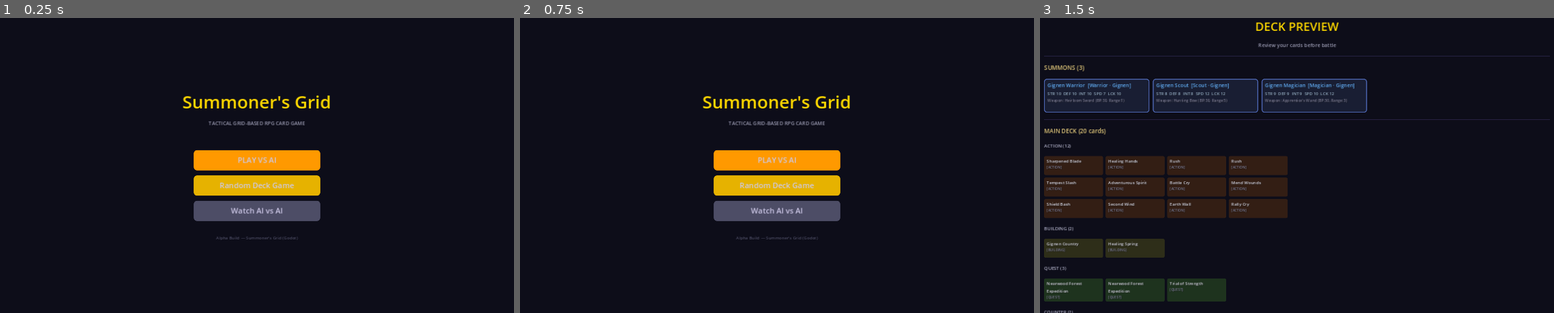
Above: before the commit, frames 1-3 (left to right).
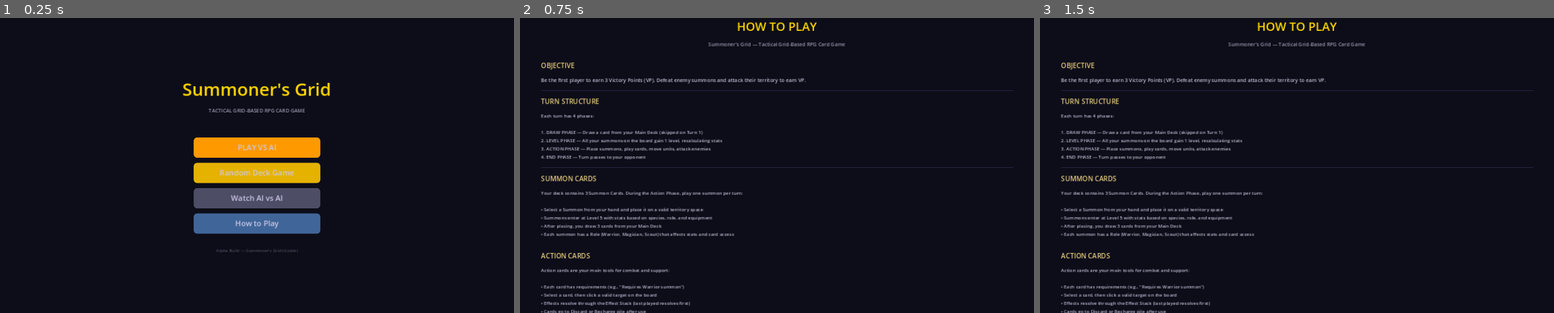
Above: after the commit, the same moments.

Repository: look-itsaxiom/summoners-grid
Game: Godot game, scene res://scenes/menu.tscn
Two runs of this game, one before a commit and one after it. Both use one fixed random seed, a clock stepped at 60 frames per second and the inputs below.
Inputs (mouse positions are in pixels of both pictures, inside the frame that each line leads up to):
- Up to frame 1 (0.25 s): no input
- Up to frame 2 (0.75 s): click (777, 224) at 0.5 s, where only the run after the commit has a clickable "How to Play"
- Up to frame 3 (1.5 s): click (1297, 159) at 1.25 s, where only the run before the commit has a clickable "PLAY VS AI"

The runs differ from the first frame. In frame 1, 7.9% of the frame differs, in the area x 35-65%, y 21-80%; in frame 2, 11%; in frame 3, 23%, in the area x 0-100%, y 1-100%.

Commit message:
feat: How to Play screen — new player tutorial
Comprehensive tutorial covering: objective (3 VP), turn structure
(4 phases), summon cards, action cards, combat mechanics (hit/crit/
damage types/defense), victory points, elemental advantages, and
strategy tips. Scrollable layout with gold section headers.

Accessible from new "How to Play" button on main menu (blue).
BACK TO MENU button returns to menu. Verified via godot-mcp.

Co-Authored-By: Claude Opus 4.6 (1M context) <noreply@anthropic.com>

Diff:
--- /dev/null
+++ b/godot/scenes/how_to_play.tscn
@@ -0,0 +1,14 @@
+[gd_scene load_steps=3 format=3]
+
+[ext_resource type="Script" path="res://scripts/ui/how_to_play.gd" id="1_htp"]
+[ext_resource type="Theme" path="res://themes/dark_fantasy.tres" id="2_theme"]
+
+[node name="root" type="Control"]
+layout_mode = 3
+anchors_preset = 15
+anchor_right = 1.0
+anchor_bottom = 1.0
+grow_horizontal = 2
+grow_vertical = 2
+theme = ExtResource("2_theme")
+script = ExtResource("1_htp")
--- /dev/null
+++ b/godot/scripts/ui/how_to_play.gd
@@ -0,0 +1,189 @@
+extends Control
+## How to Play screen — teaches new players the game basics.
+
+const BG_COLOR := Color(0.05, 0.05, 0.1)
+const GOLD := Color(1.0, 0.85, 0.0)
+const HEADER_COLOR := Color(0.9, 0.8, 0.5)
+const TEXT_COLOR := Color(0.75, 0.75, 0.85)
+const ACCENT := Color(0.5, 0.7, 1.0)
+
+
+func _ready() -> void:
+	_build_ui()
+
+
+func _build_ui() -> void:
+	var bg := ColorRect.new()
+	bg.color = BG_COLOR
+	bg.set_anchors_preset(Control.PRESET_FULL_RECT)
+	add_child(bg)
+
+	var scroll := ScrollContainer.new()
+	scroll.set_anchors_preset(Control.PRESET_FULL_RECT)
+	scroll.horizontal_scroll_mode = ScrollContainer.SCROLL_MODE_DISABLED
+	add_child(scroll)
+
+	var margin := MarginContainer.new()
+	margin.add_theme_constant_override("margin_top", 20)
+	margin.add_theme_constant_override("margin_bottom", 30)
+	margin.add_theme_constant_override("margin_left", 80)
+	margin.add_theme_constant_override("margin_right", 80)
+	margin.size_flags_horizontal = Control.SIZE_EXPAND_FILL
+	scroll.add_child(margin)
+
+	var main := VBoxContainer.new()
+	main.add_theme_constant_override("separation", 14)
+	main.size_flags_horizontal = Control.SIZE_EXPAND_FILL
+	margin.add_child(main)
+
+	# Title
+	_add_label(main, "HOW TO PLAY", 28, GOLD, HORIZONTAL_ALIGNMENT_CENTER)
+	_add_label(main, "Summoner's Grid — Tactical Grid-Based RPG Card Game", 12, Color(0.6, 0.6, 0.7), HORIZONTAL_ALIGNMENT_CENTER)
+
+	# Objective
+	_add_divider(main)
+	_add_label(main, "OBJECTIVE", 16, HEADER_COLOR)
+	_add_label(main, "Be the first player to earn 3 Victory Points (VP). Defeat enemy summons and attack their territory to earn VP.", 12, TEXT_COLOR)
+
+	# Turn Structure
+	_add_divider(main)
+	_add_label(main, "TURN STRUCTURE", 16, HEADER_COLOR)
+	_add_text_block(main, [
+		"Each turn has 4 phases:",
+		"",
+		"1. DRAW PHASE — Draw a card from your Main Deck (skipped on Turn 1)",
+		"2. LEVEL PHASE — All your summons on the board gain 1 level, recalculating stats",
+		"3. ACTION PHASE — Place summons, play cards, move units, attack enemies",
+		"4. END PHASE — Turn passes to your opponent",
+	])
+
+	# Summons
+	_add_divider(main)
+	_add_label(main, "SUMMON CARDS", 16, HEADER_COLOR)
+	_add_text_block(main, [
+		"Your deck contains 3 Summon Cards. During the Action Phase, play one summon per turn:",
+		"",
+		"• Select a Summon from your hand and place it on a valid territory space",
+		"• Summons enter at Level 5 with stats based on species, role, and equipment",
+		"• After placing, you draw 3 cards from your Main Deck",
+		"• Each summon has a Role (Warrior, Magician, Scout) that affects stats and card access",
+	])
+
+	# Action Cards
+	_add_divider(main)
+	_add_label(main, "ACTION CARDS", 16, HEADER_COLOR)
+	_add_text_block(main, [
+		"Action cards are your main tools for combat and support:",
+		"",
+		"• Each card has requirements (e.g., \"Requires Warrior summon\")",
+		"• Select a card, then click a valid target on the board",
+		"• Effects resolve through the Effect Stack (last played resolves first)",
+		"• Cards go to Discard or Recharge pile after use",
+		"",
+		"Other card types: Building (placed on board), Quest (complete for VP + levels),",
+		"Counter (set face-down, triggers automatically), Reaction (responds to events),",
+		"Advance (changes a summon's role to a higher tier)",
+	])
+
+	# Combat
+	_add_divider(main)
+	_add_label(main, "COMBAT", 16, HEADER_COLOR)
+	_add_text_block(main, [
+		"Click your summon on the board to select it. Blue cells show valid moves,",
+		"red cells show attackable enemies.",
+		"",
+		"• Movement: Based on SPD stat. Click a blue cell to move.",
+		"• Attack: Click a red-highlighted enemy. Requires an equipped weapon.",
+		"• Hit Chance: BaseAccuracy + (ACC / 10) — roll under to hit",
+		"• Critical Hits: Based on LCK stat — deals 1.5x damage",
+		"• Damage types: Physical Melee (STR), Physical Ranged (STR+ACC), Magical (INT)",
+		"• Defense: Physical attacks vs DEF, Magical attacks vs MDF",
+	])
+
+	# Victory Points
+	_add_divider(main)
+	_add_label(main, "VICTORY POINTS", 16, HEADER_COLOR)
+	_add_text_block(main, [
+		"First to 3 VP wins the game!",
+		"",
+		"• Defeat a Tier 1 summon: 1 VP",
+		"• Defeat a Tier 2+ summon: 2 VP",
+		"• Attack enemy territory (end turn with a summon in their zone, no defenders): 1 VP",
+	])
+
+	# Elements
+	_add_divider(main)
+	_add_label(main, "ELEMENTS", 16, HEADER_COLOR)
+	_add_text_block(main, [
+		"Elemental advantages deal 1.25x damage:",
+		"",
+		"Fire > Wind > Earth > Water > Fire",
+		"Light <> Dark (both deal bonus damage to each other)",
+		"Neutral has no advantages or weaknesses",
+	])
+
+	# Tips
+	_add_divider(main)
+	_add_label(main, "TIPS", 16, HEADER_COLOR)
+	_add_text_block(main, [
+		"• Review your deck before battle using the Deck Preview screen",
+		"• Level up your summons — higher level = stronger stats",
+		"• Use Quest cards to gain bonus levels quickly",
+		"• Advance your summons to Tier 2+ roles for powerful stat modifiers",
+		"• Set Counter cards face-down to surprise your opponent",
+		"• Position your summons strategically — protect your territory!",
+	])
+
+	# Back button
+	var spacer := Control.new()
+	spacer.custom_minimum_size.y = 10
+	main.add_child(spacer)
+
+	var btn_row := HBoxContainer.new()
+	btn_row.alignment = BoxContainer.ALIGNMENT_CENTER
+	main.add_child(btn_row)
+
+	var back_btn := Button.new()
+	back_btn.text = "BACK TO MENU"
+	back_btn.custom_minimum_size = Vector2(200, 44)
+	back_btn.add_theme_font_size_override("font_size", 16)
+	back_btn.pressed.connect(func(): get_tree().change_scene_to_file("res://scenes/menu.tscn"))
+	var style := StyleBoxFlat.new()
+	style.bg_color = Color(0.3, 0.3, 0.45)
+	style.corner_radius_top_left = 8
+	style.corner_radius_top_right = 8
+	style.corner_radius_bottom_left = 8
+	style.corner_radius_bottom_right = 8
+	style.content_margin_top = 10
+	style.content_margin_bottom = 10
+	back_btn.add_theme_stylebox_override("normal", style)
+	var hover := style.duplicate()
+	hover.bg_color = style.bg_color.lightened(0.15)
+	back_btn.add_theme_stylebox_override("hover", hover)
+	btn_row.add_child(back_btn)
+
+
+func _add_label(parent: VBoxContainer, text: String, font_sz: int, color: Color, align: int = HORIZONTAL_ALIGNMENT_LEFT) -> void:
+	var label := Label.new()
+	label.text = text
+	label.add_theme_font_size_override("font_size", font_sz)
+	label.add_theme_color_override("font_color", color)
+	label.horizontal_alignment = align
+	label.autowrap_mode = TextServer.AUTOWRAP_WORD
+	parent.add_child(label)
+
+
+func _add_text_block(parent: VBoxContainer, lines: Array) -> void:
+	var label := Label.new()
+	label.text = "\n".join(lines)
+	label.add_theme_font_size_override("font_size", 11)
+	label.add_theme_color_override("font_color", TEXT_COLOR)
+	label.autowrap_mode = TextServer.AUTOWRAP_WORD
+	parent.add_child(label)
+
+
+func _add_divider(parent: VBoxContainer) -> void:
+	var rect := ColorRect.new()
+	rect.color = Color(0.3, 0.25, 0.5, 0.4)
+	rect.custom_minimum_size = Vector2(0, 1)
+	parent.add_child(rect)
--- a/godot/scripts/ui/main_menu_screen.gd
+++ b/godot/scripts/ui/main_menu_screen.gd
@@ -61,6 +61,7 @@
 	_add_button(center, "PLAY VS AI", Color(1.0, 0.6, 0.0), _on_play_vs_ai)
 	_add_button(center, "Random Deck Game", Color(0.9, 0.7, 0.0), _on_random_game)
 	_add_button(center, "Watch AI vs AI", Color(0.3, 0.3, 0.4), _on_watch_ai)
+	_add_button(center, "How to Play", Color(0.25, 0.4, 0.6), _on_how_to_play)
 
 	# Spacer
 	var spacer3 := Control.new()
@@ -145,3 +146,7 @@
 	gm.spectator_mode = true
 	gm.use_random_decks = false
 	get_tree().change_scene_to_file("res://scenes/game.tscn")
+
+
+func _on_how_to_play() -> void:
+	get_tree().change_scene_to_file("res://scenes/how_to_play.tscn")
Not shown, changed: godot/DEV_PROGRESS.md
